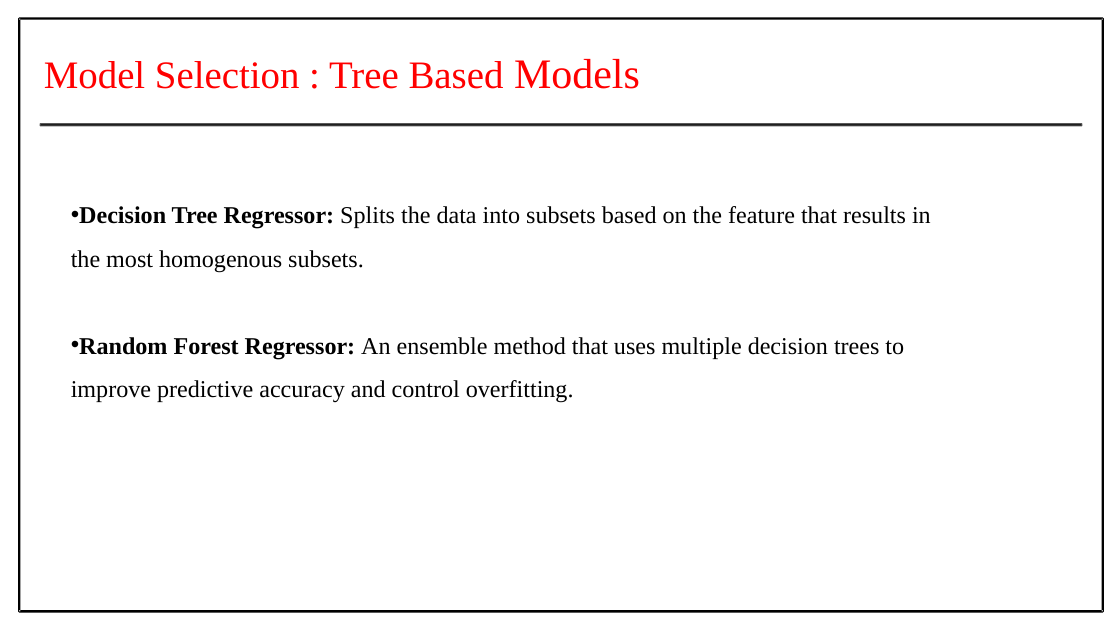
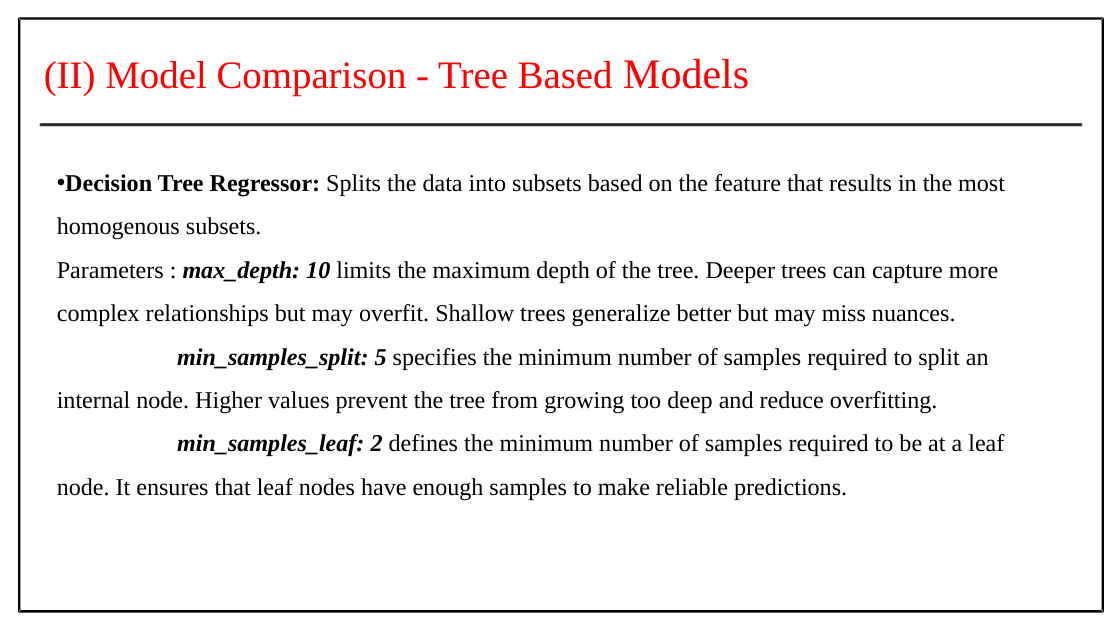
Before and after one commit to Prithiv-vijai/5g_MEC, a slide deck: slide 28 of Batch_4 IT-G2 review 1.pptx (slide 26 before the commit). Drawn at 1120x630 pixels with LibreOffice and Linux fonts; fonts in the diff are those of the drawing. Boxes give left, top, right and bottom in pixels: in the first picture for what was removed or moved away, otherwise in the second. Text is boxed around its words. In the diff, an @@ line names an element or a change of style, - is before the commit and + after.

```diff
--- a/Batch_4 IT-G2 review 1.pptx
+++ b/Batch_4 IT-G2 review 1.pptx
@@ text at (x1=44, y1=59, x2=749, y2=96): text changed @@
-Model Selection : Tree Based Models
+(II) Model Comparison - Tree Based Models
@@ text "Decision Tree Regressor: Splits the ..." moved from (x1=71, y1=206, x2=931, y2=403) to (x1=57, y1=174, x2=1005, y2=501) @@
@@ text at (x1=57, y1=261, x2=1004, y2=501): text changed @@
-• Random Forest Regressor: An ensemble method that uses multiple decision trees to improve predictive accuracy and control overfitting.
+Parameters : max_depth: 10 limits the maximum depth of the tree. Deeper trees can capture more complex relationships but may overfit. Shallow trees generalize better but may miss nuances.
+min_samples_split: 5 specifies the minimum number of samples required to split an internal node. Higher values prevent the tree from growing too deep and reduce overfitting.
+min_samples_leaf: 2 defines the minimum number of samples required to be at a leaf node. It ensures that leaf nodes have enough samples to make reliable predictions.
```
Also in this commit, not shown: 23 other slides changed, 9 slides added, 3 slides removed, 1 other file.
